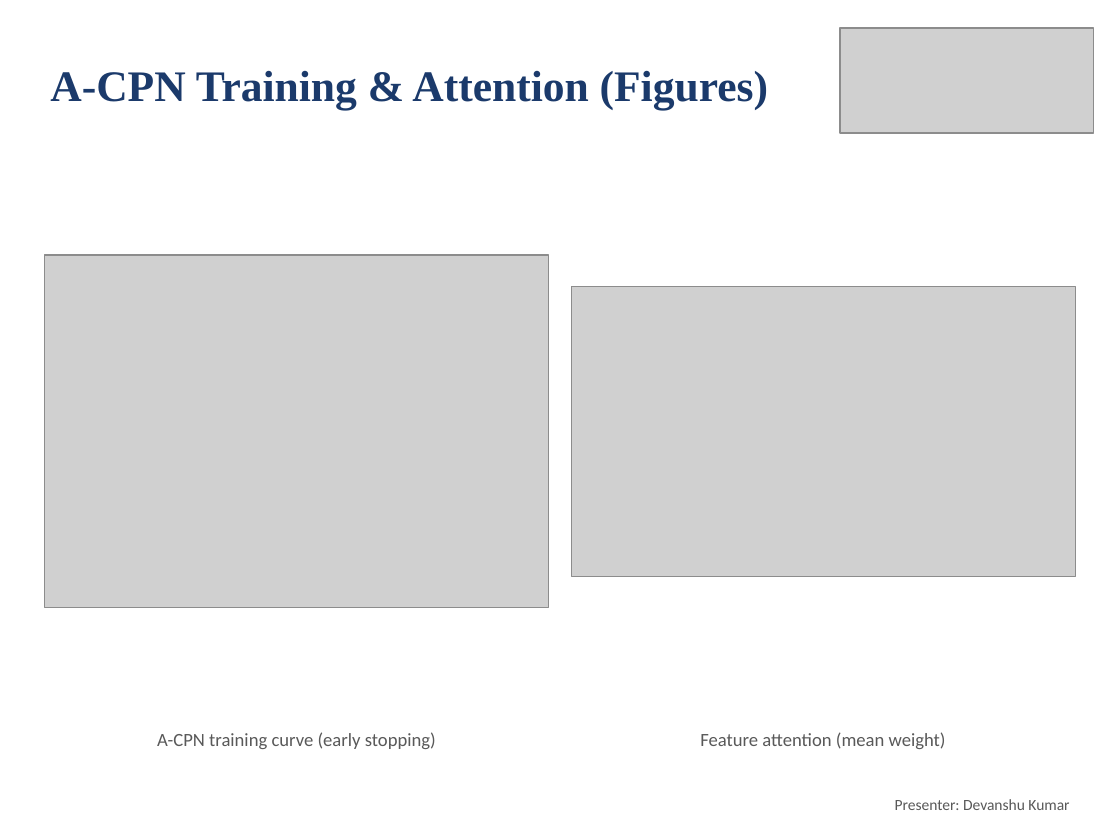
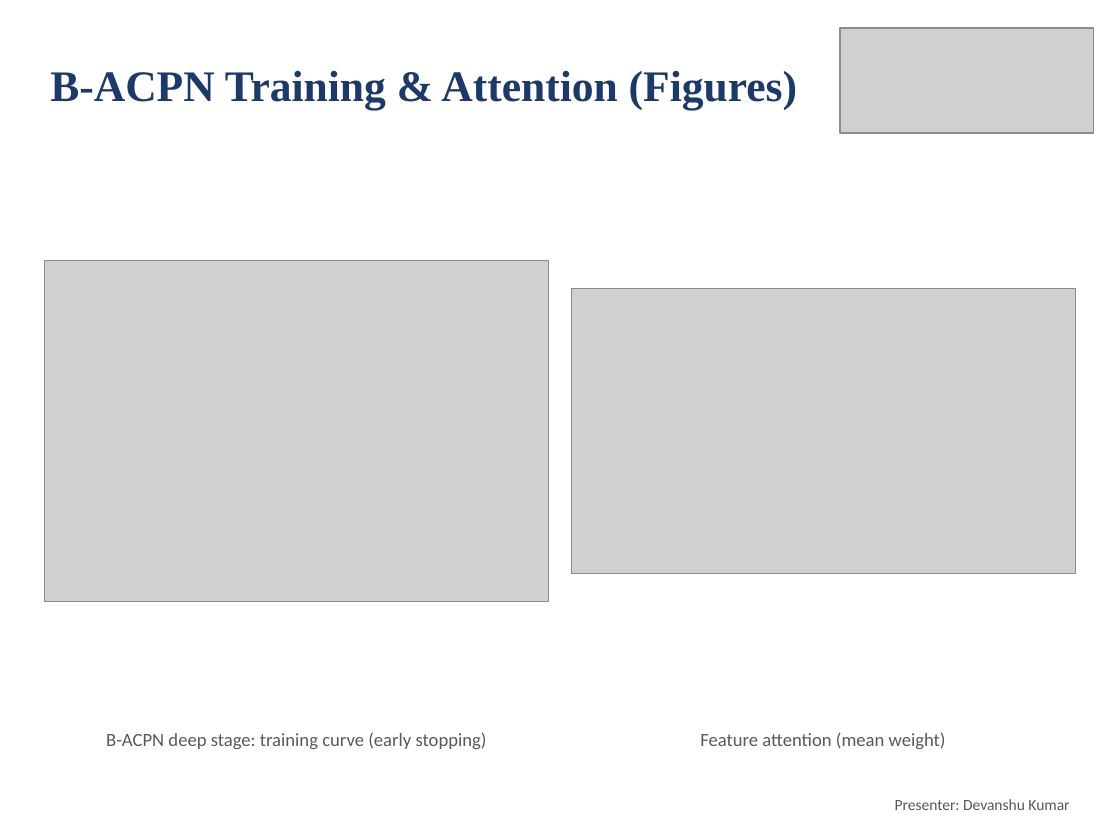
Before and after one commit to deepankarkumar1310/hadoop-ml-algorithm-, a slide deck: slide 23 of docs/Review2_Deck.pptx. Drawn at 1120x840 pixels with LibreOffice and Linux fonts; fonts in the diff are those of the drawing; grey boxes stand for pictures. Boxes give left, top, right and bottom in pixels: in the first picture for what was removed or moved away, otherwise in the second. Text is boxed around its words. In the diff, an @@ line names an element or a change of style, - is before the commit and + after.

Commit message:
B-ACPN: raw-feature and ablation runs; all tables, figures, README and deck rebuilt

```diff
--- a/docs/Review2_Deck.pptx
+++ b/docs/Review2_Deck.pptx
@@ title at (50, 70, 797, 110): text changed @@
-A-CPN Training & Attention (Figures)
+B-ACPN Training & Attention (Figures)
@@ picture: place and size @@
-picture at (45, 255, 549, 608)
+picture at (45, 261, 549, 603)
@@ picture: place and size @@
-picture at (571, 287, 1075, 577)
+picture at (571, 289, 1075, 573)
@@ text at (106, 732, 487, 749): text changed @@
-A-CPN training curve (early stopping)
+B-ACPN deep stage: training curve (early stopping)
```
Also in this commit, not shown: 16 other slides changed, 40 other files.
